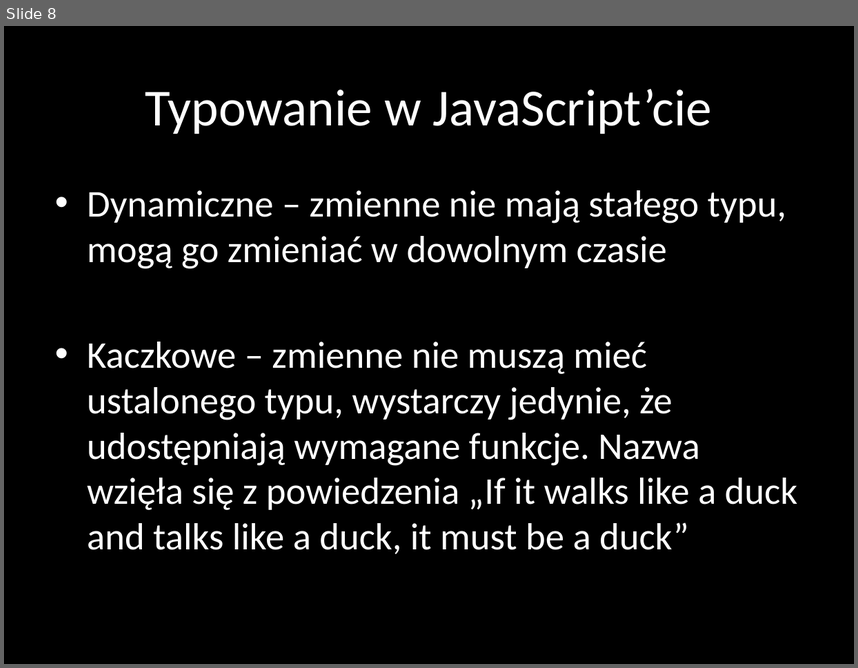
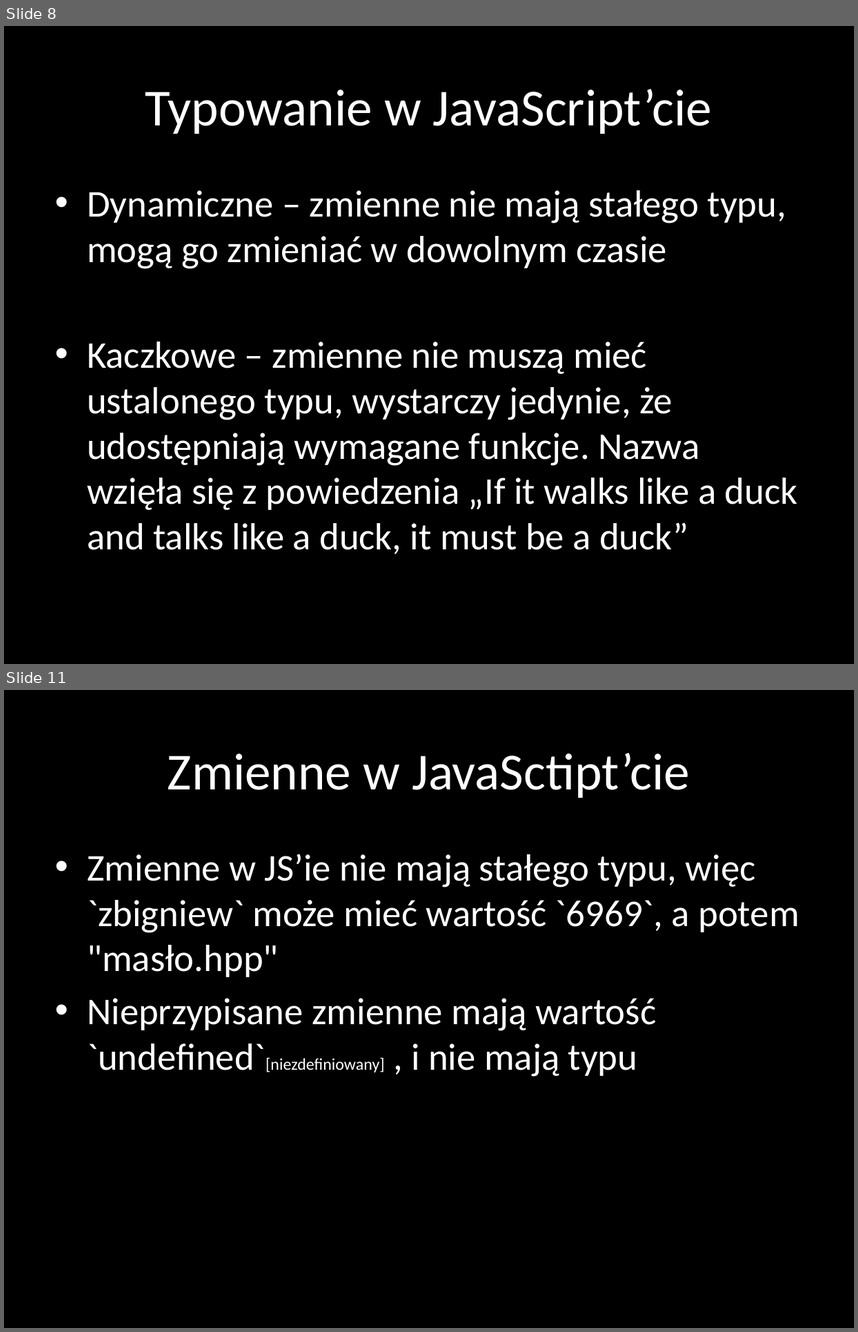
Before and after one commit to nabijaczleweli/UniwersytetDzieci-Google-2015-prezentacja, a slide deck: prezentacja/JavaScript.pptx. Shown one above the other, each under a label of ours: slide 8 before the commit, slides 8 and 11 after it; the slides between them are not shown. The pictures are 858x668 and 858x1332 pixels, drawn with LibreOffice and Linux fonts; fonts in the diff are those of the drawing. Boxes give left, top, right and bottom in pixels: in the first picture for what was removed or moved away, otherwise in the second. Text is boxed around its words. In the diff, an @@ line names an element or a change of style, - is before the commit and + after.

```diff
--- a/prezentacja/JavaScript.pptx
+++ b/prezentacja/JavaScript.pptx
@@ slide 11 added at (4,690,854,1328), background #000000 @@
@@ title added at (168,753,690,798), 44 pt, text #FFFFFF @@
+Zmienne w JavaSctipt’cie
@@ text added at (87,854,799,1076), 32 pt, text #FFFFFF @@
+• Zmienne w JS’ie nie mają stałego typu, więc `zbigniew` może mieć wartość `6969`, a potem "masło.hpp"
+• Nieprzypisane zmienne mają wartość `undefined`[niezdefiniowany] , i nie mają typu
```
Also in this commit, not shown: 3 other slides added, 1 other file.
